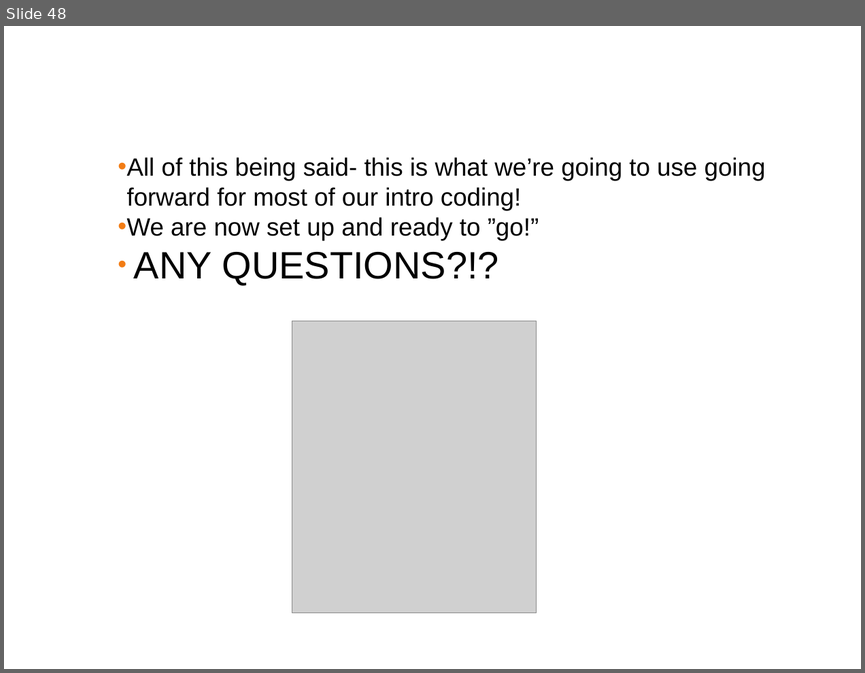
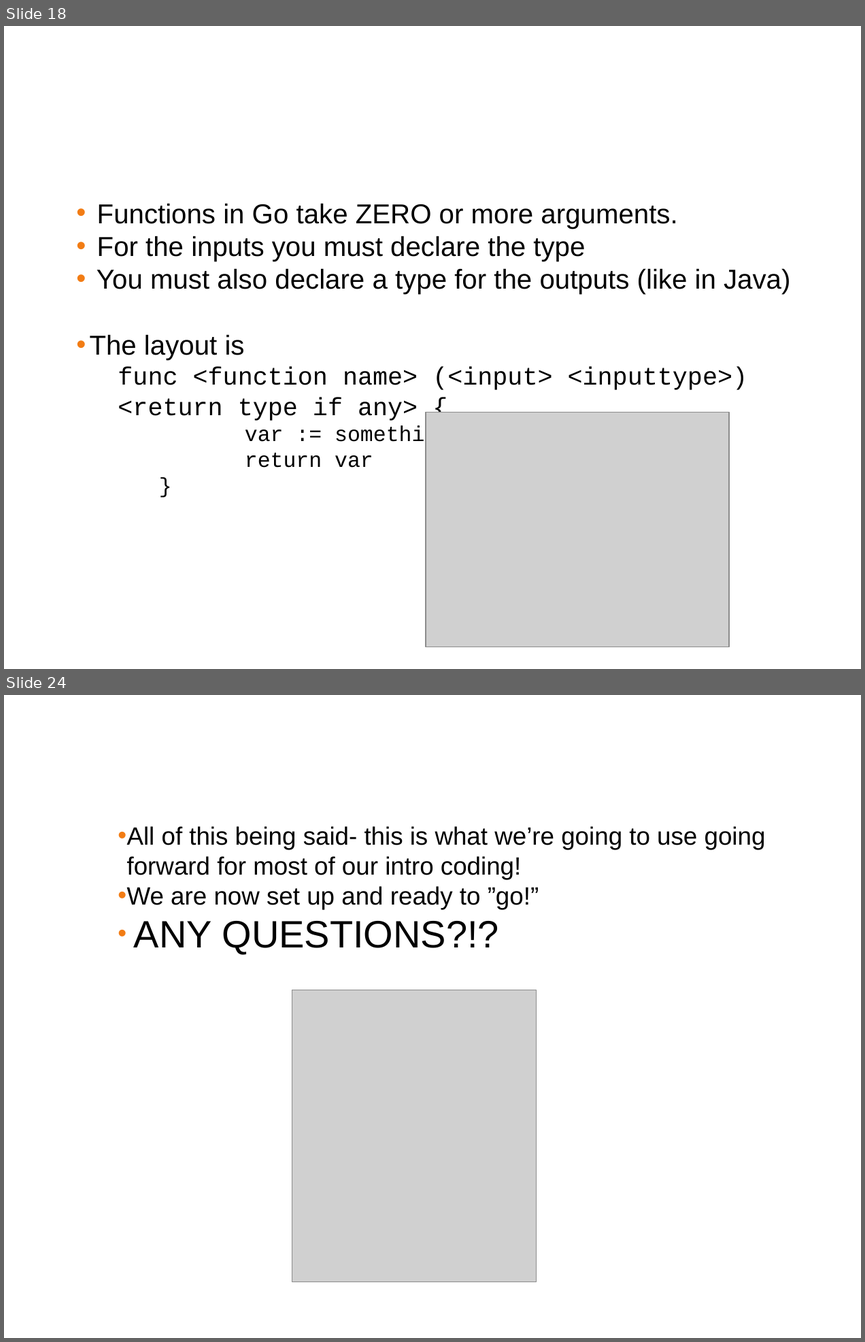
Before and after one commit to ferninphilly/golang_vmware, a slide deck: Module_Two/presentations/module_2_presentation.pptx. Shown one above the other, each under a label of ours: slide 48 before the commit, slides 18 and 24 after it; the slides between them are not shown. The pictures are 865x673 and 865x1342 pixels, drawn with LibreOffice and Linux fonts; fonts in the diff are those of the drawing; grey boxes stand for pictures; background and template pictures are left out. Boxes give left, top, right and bottom in pixels: in the first picture for what was removed or moved away, otherwise in the second. Text is boxed around its words. In the diff, an @@ line names an element or a change of style, - is before the commit and + after.

```diff
--- a/Module_Two/presentations/module_2_presentation.pptx
+++ b/Module_Two/presentations/module_2_presentation.pptx
@@ slide 18 added at box(4, 26, 861, 669), background #FFFFFF @@
@@ title added at box(11, 40, 853, 103), 38 pt, text #FFFFFF @@
+Golang: Functions
@@ text added at box(90, 203, 790, 467), 23 pt, text #000000 @@
+  • Functions in Go take ZERO or more arguments.
+  • For the inputs you must declare the type
+  • You must also declare a type for the outputs (like in Java)
+  • The layout is
+    func <function name> (<input> <inputtype>) <return type if any> {
+      var := something
+      return var
+      }
@@ picture added at box(426, 412, 729, 648) @@
@@ what was slide 48 is now slide 24 @@
```
Also in this commit, not shown: 2 slides changed, 12 other slides added, 37 slides removed, 2 other files.
